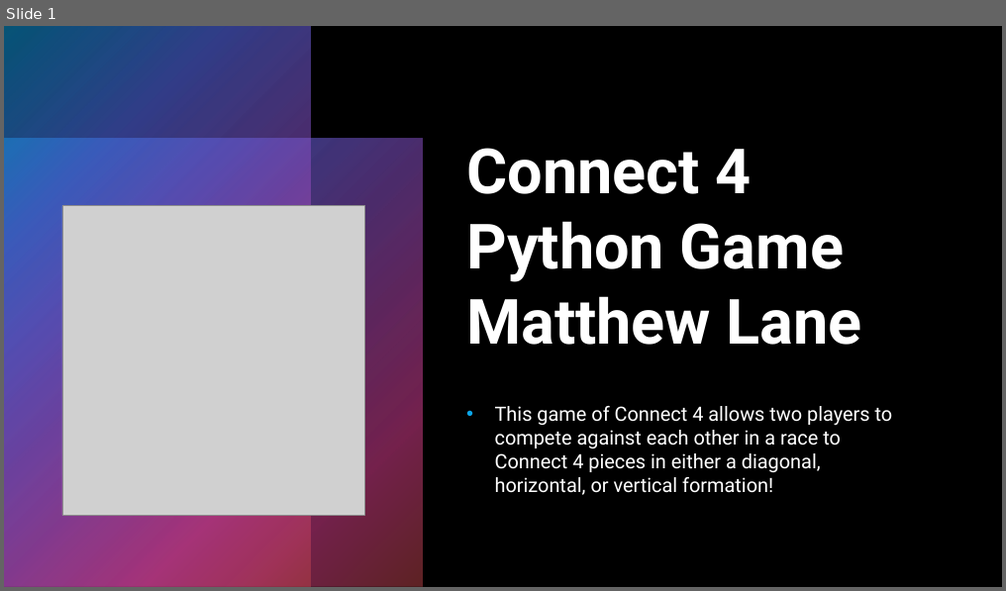
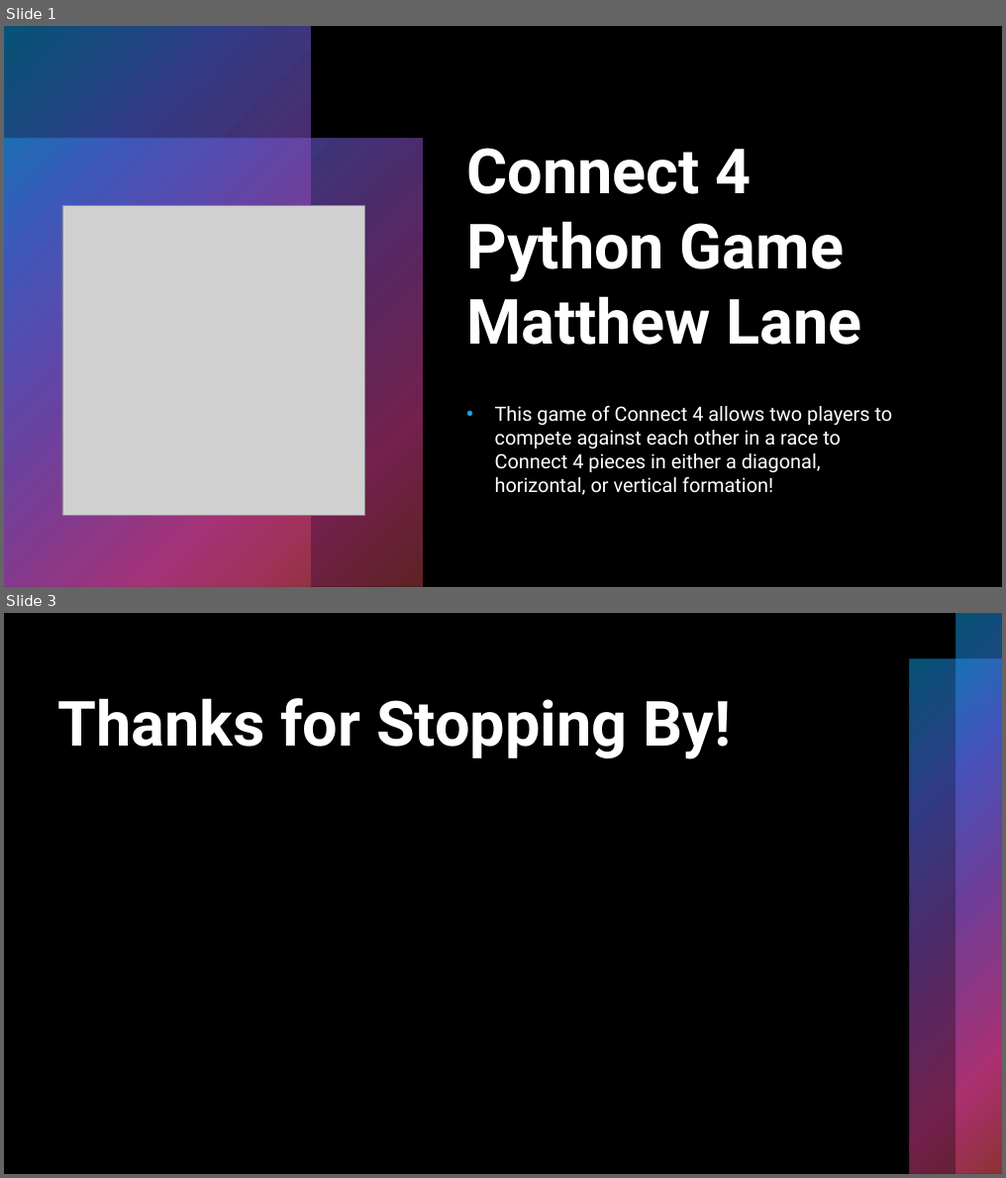
Before and after one commit to ksu-is/Connect-4-Game, a slide deck: MatthewLaneConnect4Presentation.pptx. Shown one above the other, each under a label of ours: slide 1 before the commit, slides 1 and 3 after it; the slides between them are not shown. The pictures are 1006x591 and 1006x1178 pixels, drawn with LibreOffice and Linux fonts; fonts in the diff are those of the drawing; grey boxes stand for pictures; background and template pictures are left out. Boxes give left, top, right and bottom in pixels: in the first picture for what was removed or moved away, otherwise in the second. Text is boxed around its words. In the diff, an @@ line names an element or a change of style, - is before the commit and + after.

```diff
--- a/MatthewLaneConnect4Presentation.pptx
+++ b/MatthewLaneConnect4Presentation.pptx
@@ slide 3 added at bbox=[4, 613, 1002, 1174], background picture (left out) @@
@@ rectangle added at bbox=[4, 613, 51, 1174], fill gradient #0BA5E8 to #5066E1 to #894EC0 to #E54196 to #BE4449 @@
@@ rectangle added at bbox=[4, 613, 116, 1174], fill gradient #0BA5E8 to #5066E1 to #894EC0 to #E54196 to #BE4449 @@
@@ rectangle added at bbox=[4, 613, 1002, 1174], fill #000000 @@
@@ rectangle added at bbox=[956, 613, 1002, 1174], fill gradient #0BA5E8 to #5066E1 to #894EC0 to #E54196 to #BE4449 @@
@@ rectangle added at bbox=[4, 660, 97, 1174], fill gradient #0BA5E8 to #5066E1 to #894EC0 to #E54196 to #BE4449 @@
@@ rectangle added at bbox=[4, 660, 1002, 839], fill #000000 at 85% opacity @@
@@ rectangle added at bbox=[909, 660, 1002, 1174], fill gradient #0BA5E8 to #5066E1 to #894EC0 to #E54196 to #BE4449 @@
@@ title added at bbox=[57, 698, 731, 760], 60 pt, text #FFFFFF, bold @@
+Thanks for Stopping By!
@@ rectangle added at bbox=[4, 725, 231, 1174], fill gradient #0BA5E8 to #5066E1 to #894EC0 to #E54196 to #BE4449 @@
```
Also in this commit, not shown: 1 other slide added.
